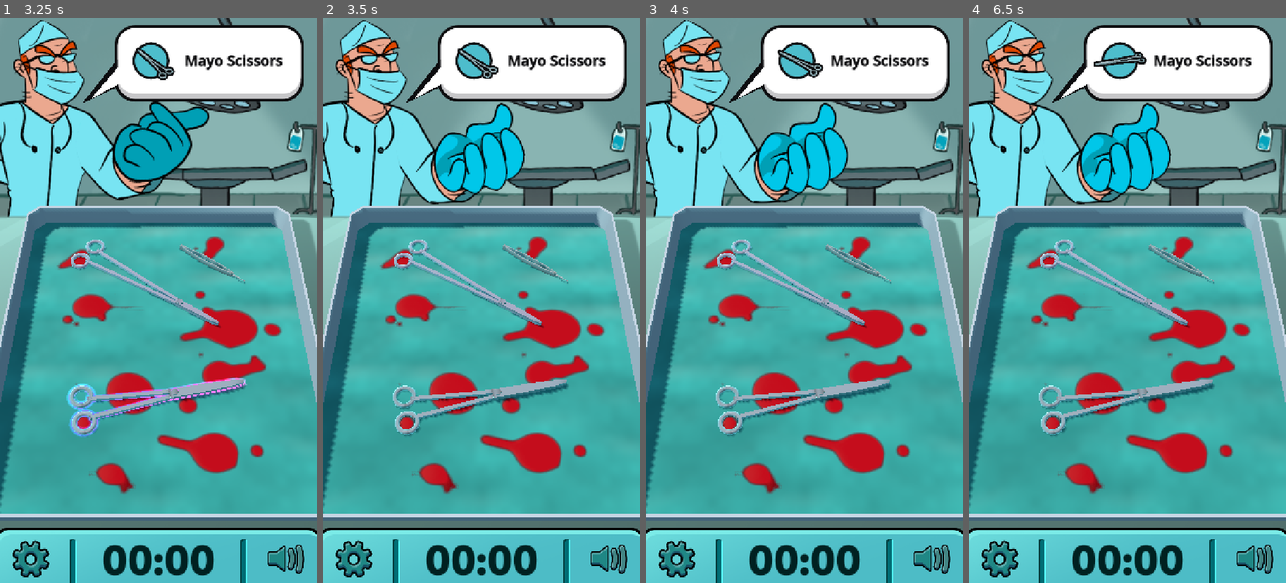
Above: before the commit, frames 1-4 (left to right).
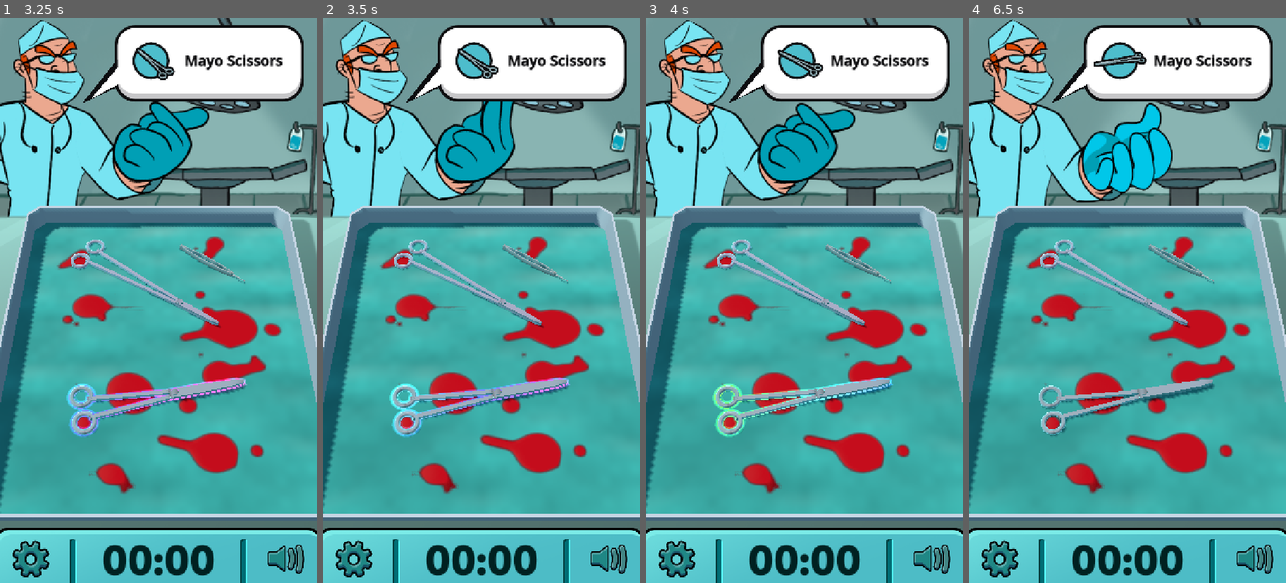
Above: after the commit, the same moments.

Repository: optimisticlucio/untitled-game-jam-game
Game: Godot game, scene res://ui/main_menu.tscn
Two runs of this game, one before a commit and one after it. Both use one fixed random seed, a clock stepped at 60 frames per second and the inputs below.
Inputs (mouse positions are in pixels of both pictures, inside the frame that each line leads up to):
- Up to frame 1 (3.25 s): click "Play" at 0.5 s; click (158, 114) at 1.27 s; tap Enter at 2 s; move the mouse to (228, 272) at 2.02 s; click (228, 272) at 2.17 s; drag from (95, 328) to (142, 413) at 2.77 s
- Up to frame 2 (3.5 s): no input
- Up to frame 3 (4 s): move the mouse to (836, 176) at 3.52 s; click (836, 176) at 3.67 s
- Up to frame 4 (6.5 s): drag from (1111, 413) to (1032, 215) at 4.27 s; move the mouse to (1222, 385) at 5.02 s; click (1222, 385) at 5.17 s; drag from (1032, 215) to (1079, 159) at 5.77 s

Frame 1 is identical in both runs. In frame 2, 5.6% of the frame differs, in the area x 0-78%, y 0-75%; in frame 3, 5.8%; in frame 4, 2.9%.

Commit message:
Web export preset, ETC2/ASTC textures, level 2 tuning, editor resaves
- Web export preset, excluding addons/godot_ai and dev as CLAUDE.md asks.
- Import ETC2/ASTC too (needed for the web build), so every VRAM
  texture's .import lists both formats.
- Level 2: every listed tool appears at least once; longer idle before hints.
- Main menu resaved by the editor (uids, unique ids, order).

Co-Authored-By: Claude Opus 5.5 <noreply@anthropic.com>

Diff:
--- a/levels/level_1.tres
+++ b/levels/level_1.tres
@@ -31,5 +31,4 @@
 distractors_per_tray = 4
 hint_delay_seconds = 4.0
 hint_idle_seconds = 2.0
-hint_duration_seconds = 1.0
 metadata/_custom_type_script = "uid://oeja3x8hjwhl"
--- a/levels/level_2.tres
+++ b/levels/level_2.tres
@@ -15,28 +15,28 @@
 requested_ids = Dictionary[StringName, int]({
 &"crile_clamp": 3,
 &"kelly_clamp": 3,
-&"mayo_scissors": 0,
-&"metzenbaum_scissors": 0,
-&"vannas_scissors": 0
+&"mayo_scissors": 1,
+&"metzenbaum_scissors": 1,
+&"vannas_scissors": 1
 })
 distractor_ids = Dictionary[StringName, int]({
-&"banana": 0,
+&"banana": 1,
 &"butt_plug": 2,
-&"debakey_forceps": 0,
-&"lipstick": 0,
-&"mayo_scissors": 0,
-&"metzenbaum_scissors": 0,
-&"nose_hair_trimmer": 0,
-&"scalpel_10": 0,
-&"scalpel_11": 0,
-&"scalpel_15": 0,
+&"debakey_forceps": 1,
+&"lipstick": 1,
+&"mayo_scissors": 1,
+&"metzenbaum_scissors": 1,
+&"nose_hair_trimmer": 1,
+&"scalpel_10": 1,
+&"scalpel_11": 1,
+&"scalpel_15": 1,
 &"sock": 3,
-&"vannas_scissors": 0
+&"vannas_scissors": 1
 })
 tutorial_ids = Array[StringName]([&"crile_clamp", &"kelly_clamp"])
 reshuffle_after = 5
 distractors_per_tray = 7
 name_only_ids = Array[StringName]([&"mayo_scissors", &"metzenbaum_scissors", &"vannas_scissors"])
 hint_delay_seconds = 5.0
-hint_idle_seconds = 2.0
+hint_idle_seconds = 3.0
 metadata/_custom_type_script = "uid://oeja3x8hjwhl"
--- a/project.godot
+++ b/project.godot
@@ -54,6 +54,7 @@
 rendering_device/driver.windows="d3d12"
 renderer/rendering_method="gl_compatibility"
 renderer/rendering_method.mobile="gl_compatibility"
+textures/vram_compression/import_etc2_astc=true
 textures/vram_compression/compress_with_gpu=false
 anti_aliasing/quality/msaa_3d=2
 
--- a/ui/main_menu.tscn
+++ b/ui/main_menu.tscn
@@ -2,18 +2,18 @@
 
 [ext_resource type="Theme" uid="uid://crbae2nlsyykg" path="res://ui/theme.tres" id="1_5klac"]
 [ext_resource type="Script" uid="uid://dwmirgnlxaeph" path="res://ui/main_menu.gd" id="2_lsdqh"]
-[ext_resource type="Texture2D" path="res://ui/icons/play_painted.png" id="3_jiymt"]
-[ext_resource type="Texture2D" path="res://ui/art/menu_background.png" id="3_lsdqh"]
-[ext_resource type="Texture2D" path="res://ui/icons/book_painted.png" id="4_bgtsx"]
-[ext_resource type="Texture2D" path="res://ui/art/menu_logo.png" id="4_jiymt"]
-[ext_resource type="Texture2D" path="res://ui/art/menu_light.png" id="12_light"]
-[ext_resource type="Script" path="res://ui/menu_light.gd" id="13_light"]
-[ext_resource type="Texture2D" path="res://ui/icons/trophy_painted.png" id="5_kaxbk"]
-[ext_resource type="Texture2D" path="res://ui/icons/gear_painted.png" id="6_0nobx"]
+[ext_resource type="Texture2D" uid="uid://so50ux1epnuh" path="res://ui/icons/play_painted.png" id="3_jiymt"]
+[ext_resource type="Texture2D" uid="uid://dyfvcmt6agbn" path="res://ui/art/menu_background.png" id="3_lsdqh"]
+[ext_resource type="Texture2D" uid="uid://pt71g24qda51" path="res://ui/icons/book_painted.png" id="4_bgtsx"]
+[ext_resource type="Texture2D" uid="uid://bblrcx61s51wq" path="res://ui/art/menu_logo.png" id="4_jiymt"]
+[ext_resource type="Texture2D" uid="uid://bti45ddnohak2" path="res://ui/icons/trophy_painted.png" id="5_kaxbk"]
+[ext_resource type="Texture2D" uid="uid://b54a1df3trklt" path="res://ui/icons/gear_painted.png" id="6_0nobx"]
 [ext_resource type="Script" uid="uid://d0k8brkpc6rwk" path="res://ui/bottom_sheet.gd" id="7_iyrh0"]
 [ext_resource type="PackedScene" path="res://ui/settings_panel.tscn" id="8_8jgmr"]
 [ext_resource type="Texture2D" uid="uid://bbnt712jp1are" path="res://ui/icons/close.svg" id="10_0i0gl"]
 [ext_resource type="AudioStream" uid="uid://dem7wxr45jg2d" path="res://assets/sounds/music/music_menu.ogg" id="11_music"]
+[ext_resource type="Texture2D" uid="uid://c3y7qnc2n3wxn" path="res://ui/art/menu_light.png" id="12_light"]
+[ext_resource type="Script" uid="uid://c0k3cdwjalhju" path="res://ui/menu_light.gd" id="13_light"]
 
 [node name="MainMenu" type="Control" unique_id=247834141]
 layout_mode = 3
@@ -26,7 +26,7 @@
 script = ExtResource("2_lsdqh")
 play_scene = "res://ui/level_select.tscn"
 
-[node name="Art" type="AspectRatioContainer" parent="."]
+[node name="Art" type="AspectRatioContainer" parent="." unique_id=1577698886]
 layout_mode = 0
 anchor_right = 1.0
 anchor_bottom = 1.0
@@ -34,7 +34,7 @@
 ratio = 0.5625
 stretch_mode = 3
 
-[node name="Board" type="Control" parent="Art"]
+[node name="Board" type="Control" parent="Art" unique_id=665137212]
 layout_mode = 2
 mouse_filter = 2
 
@@ -43,12 +43,15 @@
 anchors_preset = 15
 anchor_right = 1.0
 anchor_bottom = 1.0
+grow_horizontal = 2
+grow_vertical = 2
 mouse_filter = 2
 texture = ExtResource("3_lsdqh")
 expand_mode = 1
 
-[node name="Light" type="TextureRect" parent="Art/Board"]
+[node name="Light" type="TextureRect" parent="Art/Board" unique_id=1647261579]
 layout_mode = 1
+anchors_preset = -1
 anchor_left = 0.085417
 anchor_top = 0.014453
 anchor_right = 0.938889
@@ -58,8 +61,9 @@
 expand_mode = 1
 script = ExtResource("13_light")
 
-[node name="Logo" type="TextureRect" parent="Art/Board"]
+[node name="Logo" type="TextureRect" parent="Art/Board" unique_id=33902519]
 layout_mode = 1
+anchors_preset = -1
 anchor_left = 0.225694
 anchor_top = 0.119922
 anchor_right = 0.854167
Not shown, changed: assets/instruments/adson_forceps_s4_albedo.png.import
Not shown, changed: assets/instruments/adson_forceps_s4_orm.png.import
Not shown, changed: assets/instruments/army_navy_s8_albedo.png.import
Not shown, changed: assets/instruments/army_navy_s8_orm.png.import
Not shown, changed: assets/instruments/banana_x2_albedo.png.import
Not shown, changed: assets/instruments/banana_x2_orm.png.import
Not shown, changed: assets/instruments/beaver_handle_m6_albedo.png.import
Not shown, changed: assets/instruments/beaver_handle_m6_orm.png.import
Not shown, changed: assets/instruments/butt_plug_x3_albedo.png.import
Not shown, changed: assets/instruments/butt_plug_x3_orm.png.import
Not shown, changed: assets/instruments/crile_clamp_s6b_albedo.png.import
Not shown, changed: assets/instruments/crile_clamp_s6b_orm.png.import
(and 67 more such lines)
